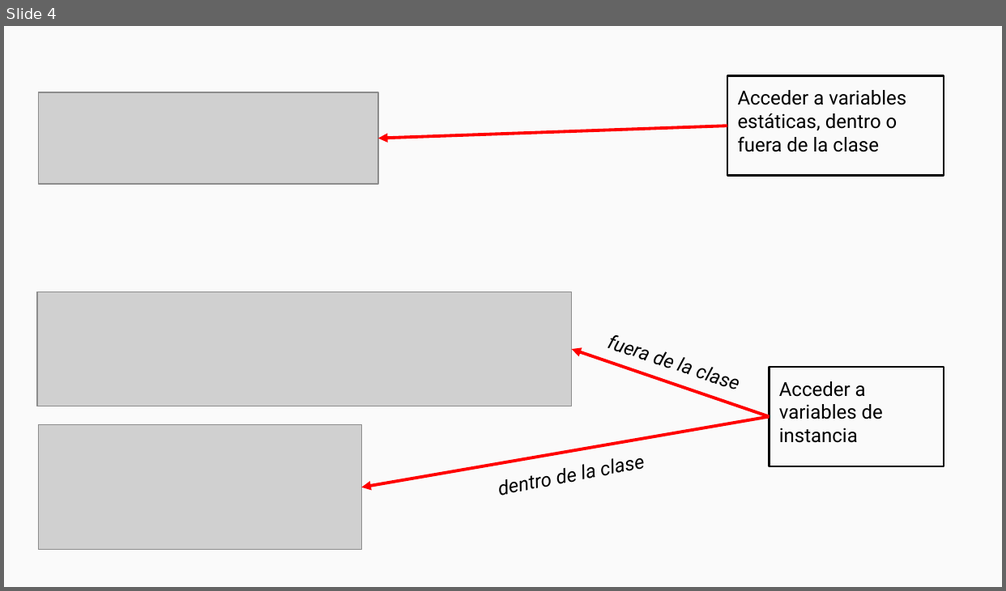
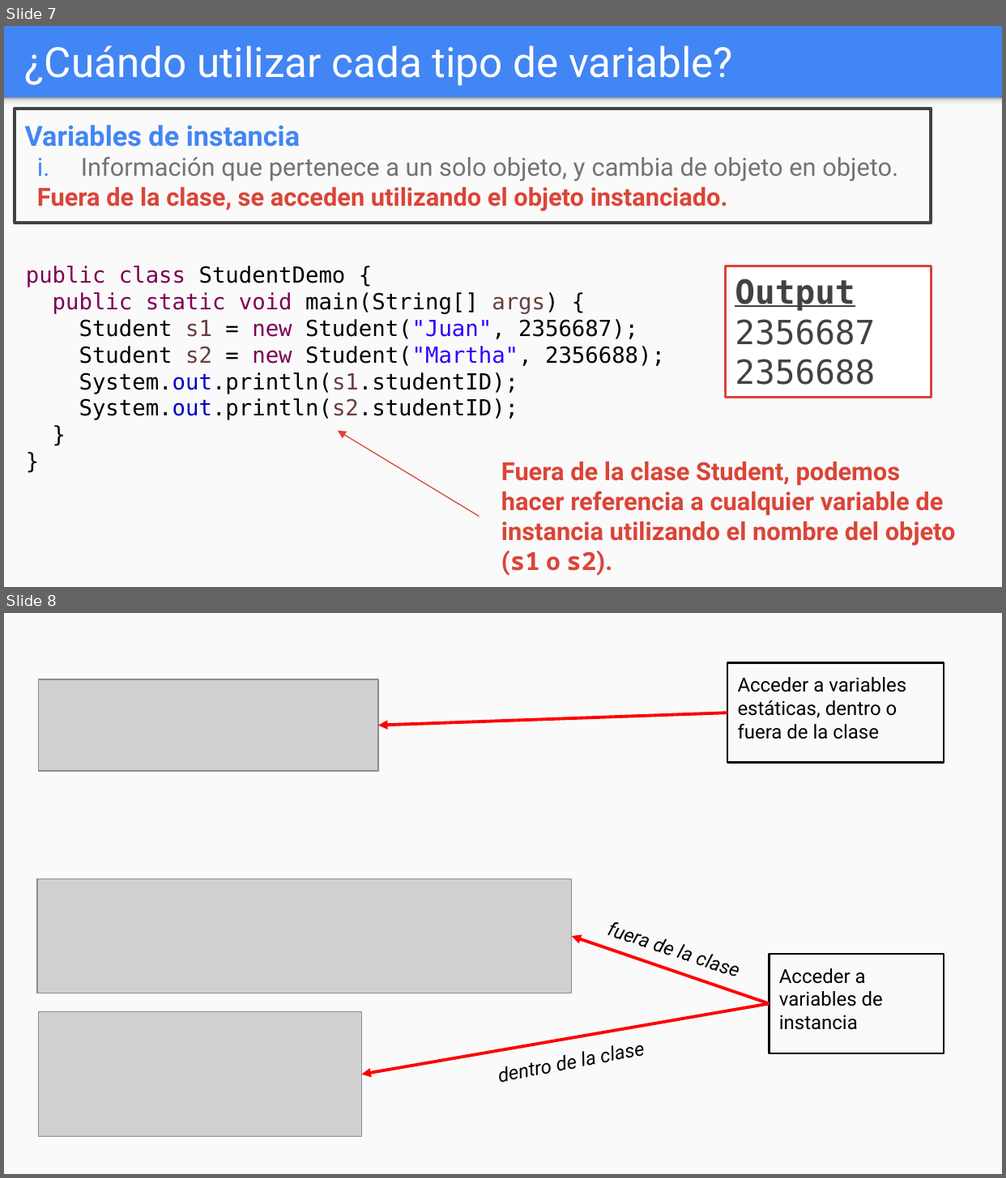
Before and after one commit to OMardil/INFO2, a slide deck: MOD06_Variables_y_metodos_estaticos/01 Presentacion/INFO2_MOD06-Variables_y_metodos_estaticos.pptx. Shown one above the other, each under a label of ours: slide 4 before the commit, slides 7 and 8 after it. The pictures are 1006x591 and 1006x1178 pixels, drawn with LibreOffice and Linux fonts; fonts in the diff are those of the drawing; grey boxes stand for pictures. Boxes give left, top, right and bottom in pixels: in the first picture for what was removed or moved away, otherwise in the second. Text is boxed around its words. In the diff, an @@ line names an element or a change of style, - is before the commit and + after.

```diff
--- a/MOD06_Variables_y_metodos_estaticos/01 Presentacion/INFO2_MOD06-Variables_y_metodos_estaticos.pptx
+++ b/MOD06_Variables_y_metodos_estaticos/01 Presentacion/INFO2_MOD06-Variables_y_metodos_estaticos.pptx
@@ slide 7 added at [4,26,1002,587], background #4285F4 @@
@@ title added at [25,45,733,86], 30 pt, text #FFFFFF @@
+¿Cuándo utilizar cada tipo de variable?
@@ rectangle added at [4,98,1002,587], fill #FAFAFA @@
@@ rectangle added at [4,98,1002,109], fill gradient #F9F9F9 to #DEDEDE to #999999 @@
@@ rectangle added at [15,108,931,223], outline #424242 2.25 pt, 18 pt, text #737373, bold @@
+Variables de instancia
+i. Información que pertenece a un solo objeto, y cambia de objeto en objeto.
+Fuera de la clase, se acceden utilizando el objeto instanciado.
@@ text added at [26,266,665,420], 16 pt, text #000000 @@
+public class StudentDemo {
+public static void main(String[] args) {
+Student s1 = new Student("Juan", 2356687);
+Student s2 = new Student("Martha", 2356688);
+System.out.println(s1.studentID);
+System.out.println(s2.studentID);
+}
+}
@@ rectangle added at [726,267,931,397], fill #FFFFFF, outline #DB4437 2 pt, 24 pt, text #424242 @@
+Output
+2356687
+2356688
@@ arrow added from (479, 517) to (337, 431), #DB4437 0.75 pt @@
@@ text added at [501,462,956,576], 18 pt, text #DB4437, bold @@
+Fuera de la clase Student, podemos hacer referencia a cualquier variable de instancia utilizando el nombre del objeto (s1 o s2).
@@ what was slide 4 is now slide 8 @@
```
Also in this commit, not shown: 9 slides changed, 4 other slides added, 1 slide removed, 9 other files.
